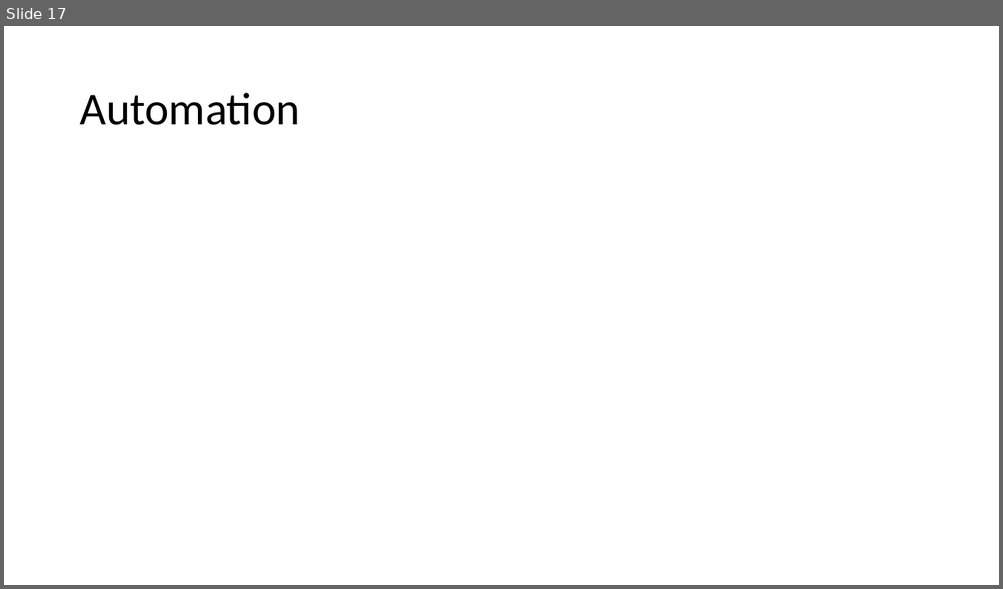
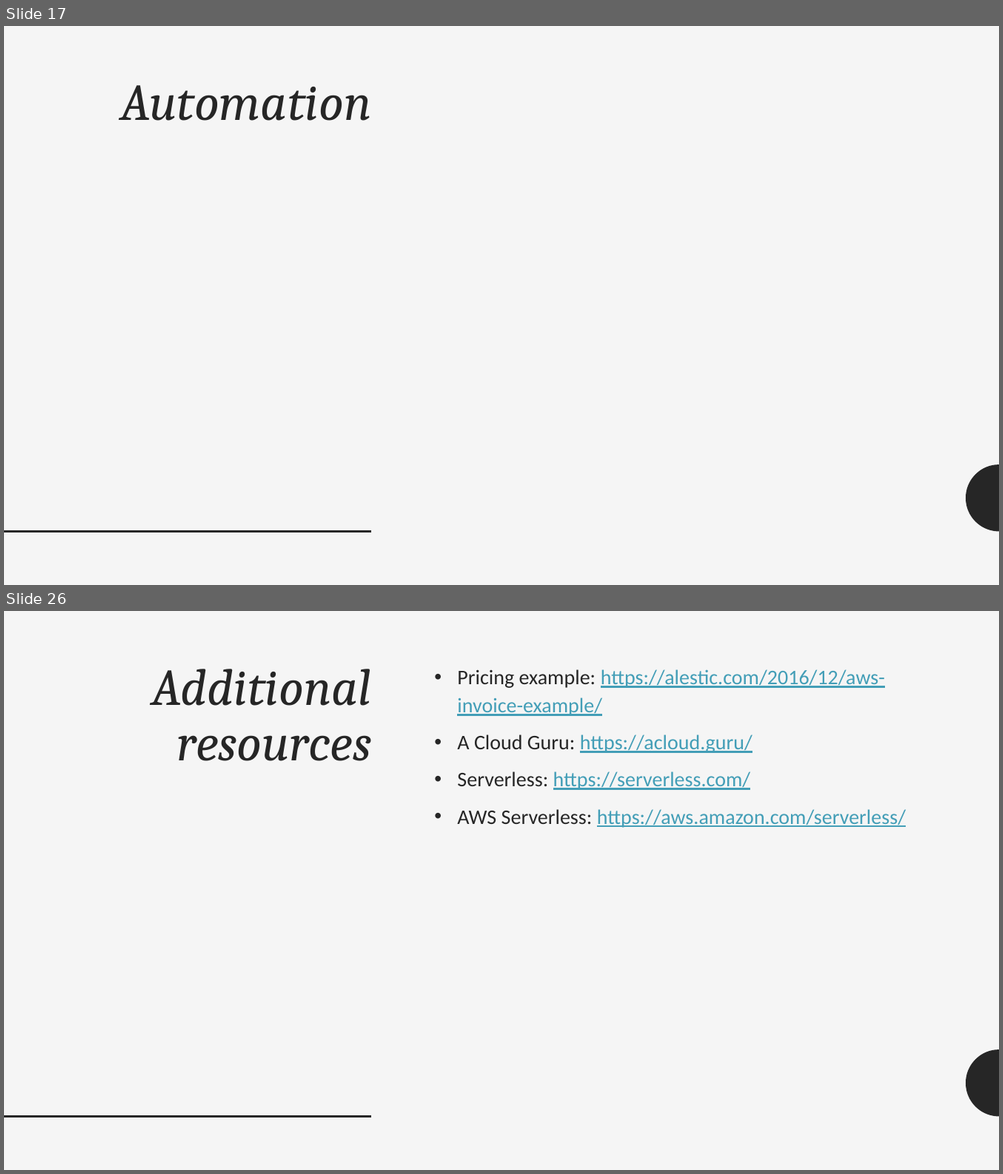
Before and after one commit to adrianpomilio/going-serverless, a slide deck: going-serverless-2017.pptx. Shown one above the other, each under a label of ours: slide 17 before the commit, slides 17 and 26 after it; the slides between them are not shown. The pictures are 1003x589 and 1003x1174 pixels, drawn with LibreOffice and Linux fonts; fonts in the diff are those of the drawing. Boxes give left, top, right and bottom in pixels: in the first picture for what was removed or moved away, otherwise in the second. Text is boxed around its words. In the diff, an @@ line names an element or a change of style, - is before the commit and + after.

```diff
--- a/going-serverless-2017.pptx
+++ b/going-serverless-2017.pptx
@@ slide 26 added at (x1=4, y1=611, x2=999, y2=1170), background #F5F5F5; not listed: 2 template elements that a slide beside it also shows @@
@@ title added at (x1=151, y1=669, x2=372, y2=761), 50 pt, text #262626, italic @@
+Additional resources
@@ text added at (x1=457, y1=669, x2=905, y2=828), 20 pt, text #439EB7, underline @@
+• Pricing example: https://alestic.com/2016/12/aws-invoice-example/
+• A Cloud Guru: https://acloud.guru/
+• Serverless: https://serverless.com/
+• AWS Serverless: https://aws.amazon.com/serverless/
@@ slide 17 changed as well @@
@@ background #FFFFFF to #F5F5F5 @@
@@ title "Automation" moved from (x1=79, y1=93, x2=300, y2=125) to (x1=120, y1=85, x2=371, y2=121) @@
@@ title "Automation" at (x1=120, y1=85, x2=371, y2=121): size 44 to 50 pt, font Calibri to Cambria, text colour #000000 to #262626, italic on; alignment left to right; vertical alignment middle to top @@
@@ freeform shape added at (x1=966, y1=465, x2=999, y2=532), fill #262626 @@
@@ line added from (4, 532) to (371, 532), #262626 2 pt @@
```
Also in this commit, not shown: 17 other slides changed, 8 other slides added, 4 slides removed.
